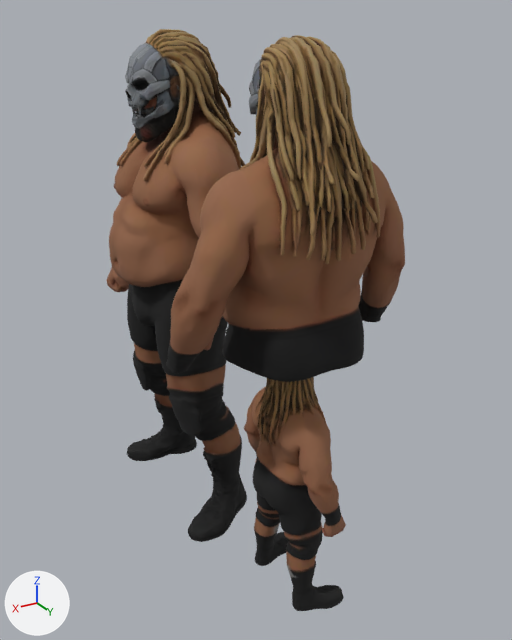
The glTF model assets/models/BANNON_muscular_skinned.glb, before and after one commit.
Rendered twice from a 50 mm lens placed at (1.13, 2.1, 0.97), pointed at (-0.09, 0.08, -0.05). Arrows for +X, +Y and +Z are at lower left; the lights stay in place. The picture after the commit comes second. Vertices at exactly the same position are counted once.

Script lines for the objects in view, before the commit:
```python
me_body = bpy.data.meshes.new('body')
me_body.from_pydata(...)  # 23677 vertices, 47694 faces; spans x -0.4..0.4, y -0.68..0.68, z -0.93..0.93
me_body.materials.append(mat_tripo_material_f8bae5d8_72c1_44f4_9b6f_774b74750e5b)  # picture img_image_0
ob_body = bpy.data.objects.new('body', me_body)
ob_body.location = (0.0, 0.0, 0.0)
```
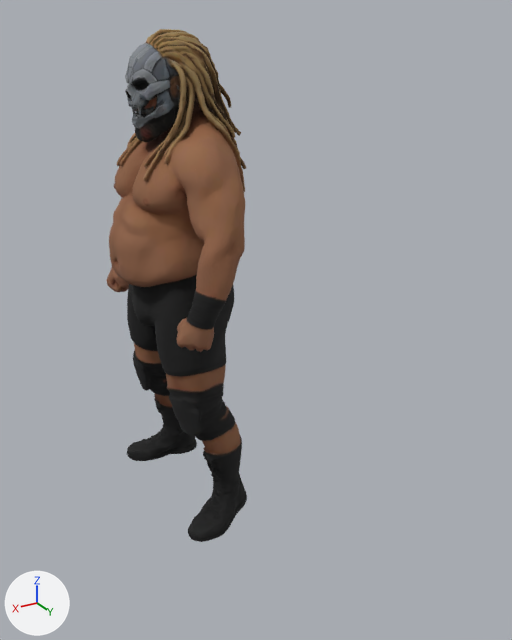
Commit message: Strip mini-model + bust satellites from BANNON Heavyweight GLB (skin-preserving)

Location of each change, (x1, y1, x2, y2) in pixels of the pictures (512 x 640 px; the box of a moved part takes in the faces that stretch with it):
'body', reshaped (53% narrower, 12% shorter)
    before: (106, 29, 405, 611)
    after: (106, 29, 247, 542)
part 1 of me_body, deleted (brown)
    before: (166, 35, 405, 611)
part 2 of me_body, moved or reshaped
    both: (114, 32, 247, 542)

Diff of the bpy script that builds the scene:
```diff
--- a/assets/models/BANNON_muscular_skinned.glb.py
+++ b/assets/models/BANNON_muscular_skinned.glb.py
@@ me_body @@
 # used by ob_body; location = (0.0, 0.0, 0.0)
-me_body.from_pydata(...)  # 23677 vertices, 47694 faces; spans x -0.4..0.4, y -0.68..0.68, z -0.93..0.93
+me_body.from_pydata(...)  # 12404 vertices, 24972 faces; spans x -0.19..0.31, y -0.68..0.17, z -0.92..0.93
+# me_body part 1: the loose piece of 11273 vertices spanning x -0.4..0.4, y 0.2..0.68, z -0.93..0.92 is deleted
+# me_body part 2: 537 vertices moved within x -0.16..0.29, y -0.63..0.15, z -0.92..0.91
 me_body.materials.append(mat_tripo_material_f8bae5d8_72c1_44f4_9b6f_774b74750e5b)
```
